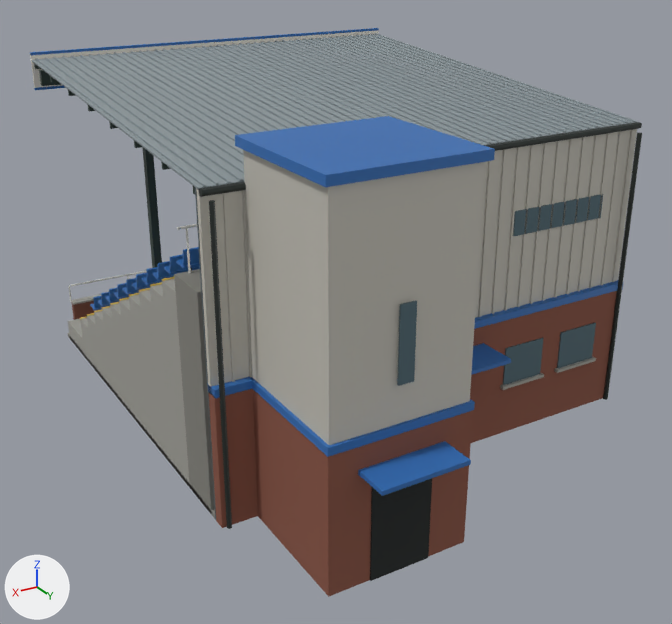
Before and after pictures for a commit that changed the glTF model assets/models/main_stand_10.glb.
Camera for both pictures: a 50 mm camera at (12.18, 26.73, 12.15) aimed at (0.76, 7.7, 2.63). Lighting does not change. The marker at lower left points along +X, +Y and +Z. The older version comes first. Where no turn or scale is listed for an object, it has been applied to the vertices. Vertices at exactly the same position are counted once.

Names of what the first picture shows: 'Main_Club_Primary_Seats', 'Main_Club_Primary_Trim', 'Main_Club_Secondary_Fascia', 'Main_Concrete', 'Main_Concrete_Dark', 'Main_Corrugated_Sheet', 'Main_Gutter', 'Main_Rear_Brick', 'Main_Rear_Cladding', 'Main_Shadow_Gap', 'Main_Steel_Frame', 'Main_Window_Glass' and 4 more.
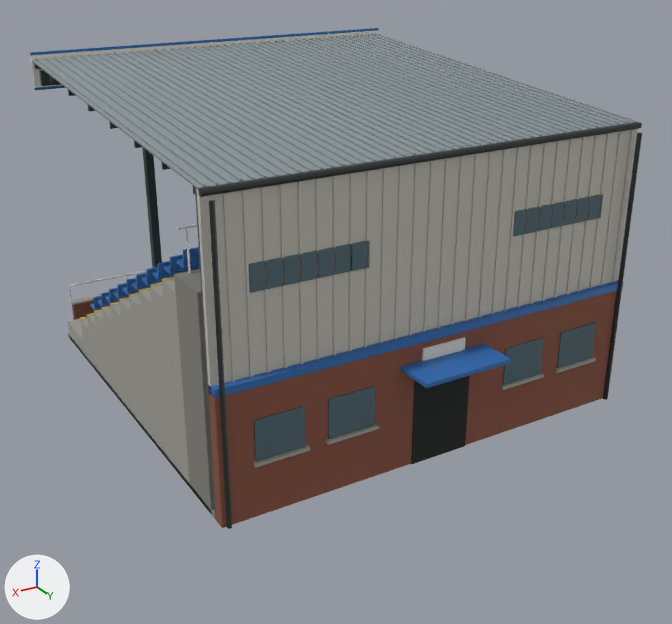
Where the change shows, as pixel boxes [x1, y1, x2, y2] in the pictures (672 x 624 px):
'Main_Rear_Cladding', reshaped (17% shorter)
    before: [196, 129, 637, 445]
    after: [196, 129, 637, 392]
'Main_Rear_Brick', reshaped (22% shorter)
    before: [209, 291, 617, 597]
    after: [208, 291, 617, 528]
'Main_Club_Primary_Trim', reshaped (21% shorter)
    before: [30, 28, 623, 496]
    after: [30, 28, 623, 398]
'Main_Shadow_Gap', reshaped
    before: [370, 478, 432, 581]
    after: [411, 375, 470, 464]
part 1 of me_fasciatrimtop, deleted
    before: [251, 378, 475, 457]
part 2 of me_fasciatrimtop, deleted (blue)
    before: [235, 116, 495, 187]
part 3 of me_fasciatrimtop, deleted (blue)
    before: [358, 441, 471, 496]
part 4 of me_rearbrick, deleted (brown)
    before: [253, 390, 473, 597]
part 5 of me_rearclad, deleted
    before: [243, 150, 485, 445]
part 6 of me_entrancedoor, deleted (black)
    before: [370, 478, 432, 581]
part 7 of me_window_4_3, added (cyan)
    after: [328, 386, 375, 439]
part 8 of me_window_4_3, added (cyan)
    after: [254, 406, 306, 462]
part 9 of me_window_4_3, added (cyan)
    after: [249, 241, 370, 293]
part 10 of me_window_4_3, deleted (cyan)
    before: [397, 300, 417, 386]

The change, as a list of edits to the scene's bpy script:
```text
Change me_fasciatrimtop:
    used by ob_main_club_primary_trim; location = (0.0, -0.43, 8.53)
    remove me_fasciatrimtop.from_pydata(...)  # 56 vertices, 84 faces; spans x -5.8..5.8, y 0.0..15.6, z -6.0..0.0
    add me_fasciatrimtop.from_pydata(...)  # 32 vertices, 48 faces; spans x -5.8..5.8, y 0.0..12.7, z -5.9..0.0
    me_fasciatrimtop part 1: the loose piece of 8 vertices spanning x 1.6..4.9, y 11.5..14.8, z -5.4..-5.2 is deleted
    me_fasciatrimtop part 2: the loose piece of 8 vertices spanning x 1.5..5.0, y 11.5..14.8, z -0.4..-0.2 is deleted
    me_fasciatrimtop part 3: the loose piece of 8 vertices spanning x 2.2..4.2, y 14.8..15.6, z -6.0..-5.9 is deleted
Change me_rearbrick:
    used by ob_main_rear_brick; location = (0.0, 11.12, 1.6)
    remove me_rearbrick.from_pydata(...)  # 16 vertices, 24 faces; spans x -5.75..5.75, y -0.15..3.2, z -1.6..1.6
    add me_rearbrick.from_pydata(...)  # 8 vertices, 12 faces; spans x -5.75..5.75, y -0.15..0.15, z -1.6..1.6
    me_rearbrick part 4: the loose piece of 8 vertices spanning x 1.6..4.9, y 0.0..3.2, z -1.6..1.6 is deleted
Change me_rearclad:
    used by ob_main_rear_cladding; location = (0.0, 11.04, 5.32)
    remove me_rearclad.from_pydata(...)  # 240 vertices, 360 faces; spans x -5.75..5.75, y -0.06..3.23, z -2.12..2.83
    add me_rearclad.from_pydata(...)  # 232 vertices, 348 faces; spans x -5.75..5.75, y -0.06..0.1, z -2.12..2.12
    me_rearclad part 5: the loose piece of 8 vertices spanning x 1.65..4.85, y 0.13..3.23, z -2.12..2.83 is deleted
Change me_entrancedoor:
    used by ob_main_shadow_gap; location = (0.0, 11.28, 1.15)
    remove me_entrancedoor.from_pydata(...)  # 16 vertices, 24 faces; spans x -0.8..3.95, y -0.03..3.08, z -1.15..1.15
    add me_entrancedoor.from_pydata(...)  # 8 vertices, 12 faces; spans x -0.8..0.8, y -0.03..0.03, z -1.15..1.15
    me_entrancedoor part 6: the loose piece of 8 vertices spanning x 2.55..3.95, y 3.03..3.08, z -1.15..1.15 is deleted
Change me_window_4_3:
    used by ob_main_window_glass; location = (-4.3, 11.28, 1.9)
    remove me_window_4_3.from_pydata(...)  # 32 vertices, 48 faces; spans x -0.6..7.73, y -0.18..3.08, z -0.5..3.9
    add me_window_4_3.from_pydata(...)  # 48 vertices, 72 faces; spans x -0.6..9.2, y -0.18..0.03, z -0.5..3.9
    me_window_4_3 part 7: a new loose piece, a box spanning x 6.2..7.4, y -0.025..0.025, z -0.5..0.5, in mat_window_glass (cyan #5d7680)
    me_window_4_3 part 8: a new loose piece, a box spanning x 8.0..9.2, y -0.025..0.025, z -0.5..0.5, in mat_window_glass (cyan #5d7680)
    me_window_4_3 part 9: a new loose piece, a box spanning x 6.3..9.1, y -0.18..-0.14, z 3.3..3.9, in mat_window_glass (cyan #5d7680)
    me_window_4_3 part 10: the loose piece of 8 vertices spanning x 7.38..7.73, y 3.04..3.08, z 2.3..3.9 is deleted
```
